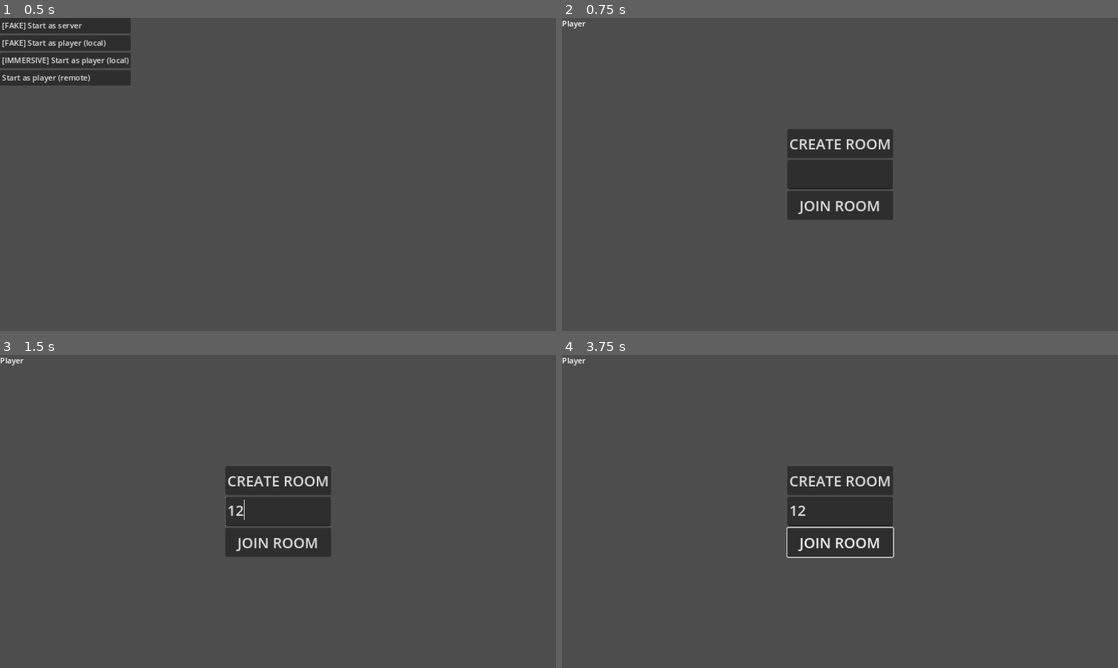
Above: before the commit, frames 1-4 (two rows, left to right).
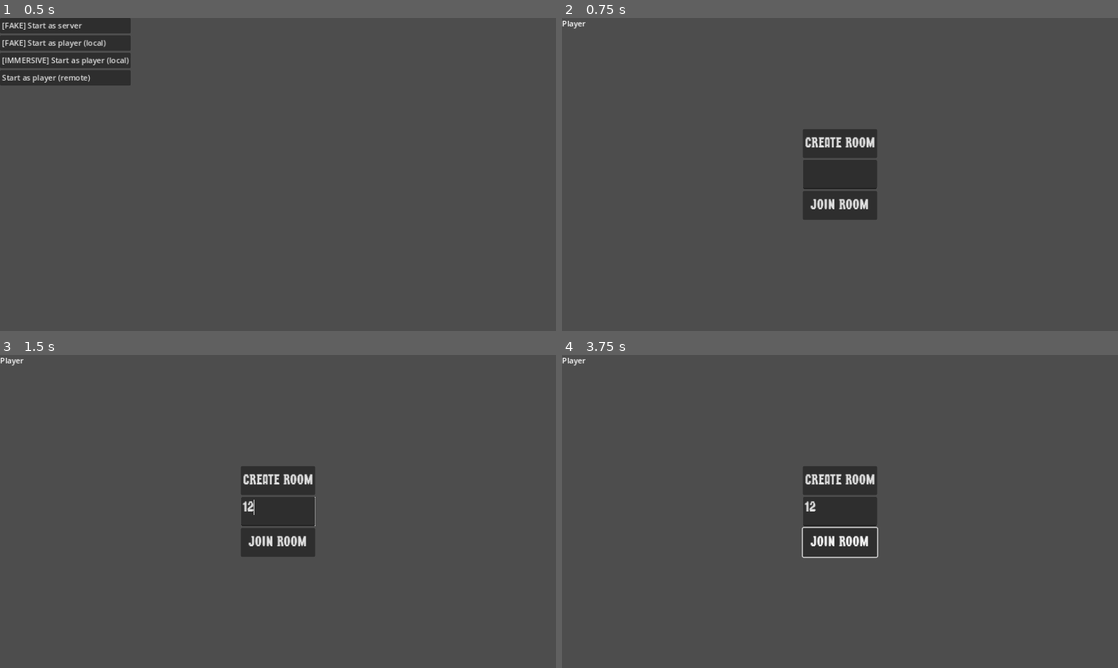
Above: after the commit, the same moments.

Repository: patator62180/GDWL_67
Game: Godot game, scene res://scenes/main/main.tscn
Same seed, same stepped clock (60 frames per second), same inputs: the game is played once before the commit and once after it.
Inputs (mouse positions are in pixels of both pictures, inside the frame that each line leads up to):
- Up to frame 1 (0.5 s): no input
- Up to frame 2 (0.75 s): click "[FAKE] Start as player (local)" at 0.5 s
- Up to frame 3 (1.5 s): click (278, 511) at 1.27 s; type "12" at 1.35 s
- Up to frame 4 (3.75 s): click "CREATE ROOM" at 2 s; click "JOIN ROOM" at 2.75 s; move the mouse to (962, 495) at 3.52 s; hold Right (right) from 3.53 s (still down); right-click (962, 495) at 3.6 s; click (962, 495) at 3.67 s

Frame 1 is identical in both runs. In frame 2, 2.2% of the frame differs, in the area x 40-60%, y 35-65%; in frame 3, 2.3%; in frame 4, 2.3%.

Commit message:
changement font

Diff:
--- a/scenes/background/background.tscn
+++ b/scenes/background/background.tscn
@@ -1,6 +1,7 @@
-[gd_scene load_steps=7 format=3 uid="uid://b81kmauxqg4ws"]
+[gd_scene load_steps=8 format=3 uid="uid://b81kmauxqg4ws"]
 
 [ext_resource type="Shader" path="res://scenes/background/infinite_background.gdshader" id="1_i8cim"]
+[ext_resource type="Theme" uid="uid://bnf832jc7xfl4" path="res://scenes/background/theme_principal.tres" id="2_q54su"]
 
 [sub_resource type="Gradient" id="Gradient_bjjgb"]
 colors = PackedColorArray(0.945098, 0.956863, 0.894118, 1, 0.666667, 1, 1, 1)
@@ -45,21 +46,21 @@
 texture = SubResource("PlaceholderTexture2D_kj0u0")
 
 [node name="YourTurn" type="TextEdit" parent="Control"]
-visible = false
 layout_mode = 0
-offset_left = 490.5
+offset_left = 491.0
 offset_top = -72.0
-offset_right = 630.5
+offset_right = 625.0
 offset_bottom = -22.0
-theme_override_font_sizes/font_size = 26
+theme = ExtResource("2_q54su")
+theme_override_font_sizes/font_size = 36
 text = "Your turn!"
 
 [node name="OtherPlayerTurn" type="TextEdit" parent="Control"]
-visible = false
 layout_mode = 0
-offset_left = 411.5
+offset_left = 407.5
 offset_top = -72.0
 offset_right = 708.5
 offset_bottom = -22.0
-theme_override_font_sizes/font_size = 26
+theme = ExtResource("2_q54su")
+theme_override_font_sizes/font_size = 36
 text = "Waiting for opponent..."
--- /dev/null
+++ b/scenes/background/theme_principal.tres
@@ -0,0 +1,7 @@
+[gd_resource type="Theme" load_steps=2 format=3 uid="uid://bnf832jc7xfl4"]
+
+[ext_resource type="FontFile" uid="uid://p5axe6cp7e5u" path="res://fonts/PixelBook-Regular.ttf" id="1_h4wjl"]
+
+[resource]
+default_font = ExtResource("1_h4wjl")
+default_font_size = 30
--- a/scenes/game/game.tscn
+++ b/scenes/game/game.tscn
@@ -1,10 +1,11 @@
-[gd_scene load_steps=13 format=3 uid="uid://dswfe7yyh4daq"]
+[gd_scene load_steps=14 format=3 uid="uid://dswfe7yyh4daq"]
 
 [ext_resource type="Script" path="res://scenes/game/game.gd" id="1_jy7t4"]
 [ext_resource type="PackedScene" uid="uid://5cbujpr3l37j" path="res://scenes/simulation/shockwave.tscn" id="3_ouo1f"]
 [ext_resource type="PackedScene" uid="uid://b81kmauxqg4ws" path="res://scenes/background/background.tscn" id="3_qtcvc"]
 [ext_resource type="Script" path="res://scenes/game/hazard_mananger.gd" id="3_vmlt8"]
 [ext_resource type="PackedScene" uid="uid://biqj0t60x1dv0" path="res://scenes/HUD/hud.tscn" id="4_df5lj"]
+[ext_resource type="Theme" uid="uid://bnf832jc7xfl4" path="res://scenes/background/theme_principal.tres" id="5_j0bn7"]
 [ext_resource type="PackedScene" uid="uid://de6fuev88g57f" path="res://scenes/grid/grid.tscn" id="6_ybaom"]
 [ext_resource type="AudioStream" uid="uid://fmbwgsnigl5y" path="res://sfx/victory.mp3" id="8_2tbbm"]
 [ext_resource type="PackedScene" uid="uid://ddsgdn7jinj07" path="res://scenes/host/host.tscn" id="8_va0h3"]
@@ -27,10 +28,18 @@
 [node name="HUD" parent="." node_paths=PackedStringArray("PlayerManagers") instance=ExtResource("4_df5lj")]
 PlayerManagers = NodePath("../PlayerManagers")
 
+[node name="Panel" parent="HUD/ScoreCard" index="0"]
+offset_left = 73.0
+offset_top = -139.0
+offset_right = 471.0
+offset_bottom = 3.0
+
 [node name="Score J1" parent="HUD/ScoreCard" index="1"]
+theme = ExtResource("5_j0bn7")
 text = "Player 1: 0 points"
 
 [node name="Score J2" parent="HUD/ScoreCard" index="2"]
+theme = ExtResource("5_j0bn7")
 text = "Player 2: 0 points"
 
 [node name="Camera2D" type="Camera2D" parent="."]
--- a/scenes/menus/menus.tscn
+++ b/scenes/menus/menus.tscn
@@ -1,7 +1,8 @@
-[gd_scene load_steps=3 format=3 uid="uid://27xb7kekk1ck"]
+[gd_scene load_steps=4 format=3 uid="uid://27xb7kekk1ck"]
 
 [ext_resource type="Script" path="res://scenes/menus/menus.gd" id="1_w7o1w"]
 [ext_resource type="PackedScene" uid="uid://dswfe7yyh4daq" path="res://scenes/game/game.tscn" id="2_h078q"]
+[ext_resource type="Theme" uid="uid://bnf832jc7xfl4" path="res://scenes/background/theme_principal.tres" id="3_sn0x5"]
 
 [node name="Menus" type="Node2D" node_paths=PackedStringArray("create_button", "join_button", "join_room_code")]
 script = ExtResource("1_w7o1w")
@@ -37,16 +38,19 @@
 [node name="CreateButton" type="Button" parent="CanvasLayer/Viewport/VBoxContainer"]
 custom_minimum_size = Vector2(0, 60)
 layout_mode = 2
+theme = ExtResource("3_sn0x5")
 theme_override_font_sizes/font_size = 30
 text = "CREATE ROOM"
 
 [node name="JoinRoomCode" type="TextEdit" parent="CanvasLayer/Viewport/VBoxContainer"]
 custom_minimum_size = Vector2(0, 60)
 layout_mode = 2
+theme = ExtResource("3_sn0x5")
 theme_override_font_sizes/font_size = 30
 
 [node name="JoinButton" type="Button" parent="CanvasLayer/Viewport/VBoxContainer"]
 custom_minimum_size = Vector2(0, 60)
 layout_mode = 2
+theme = ExtResource("3_sn0x5")
 theme_override_font_sizes/font_size = 30
 text = "JOIN ROOM"
--- a/scenes/player_card/player_card.tscn
+++ b/scenes/player_card/player_card.tscn
@@ -1,6 +1,7 @@
-[gd_scene load_steps=3 format=3 uid="uid://biumy12wvsfs5"]
+[gd_scene load_steps=4 format=3 uid="uid://biumy12wvsfs5"]
 
 [ext_resource type="Script" path="res://scenes/player_card/player_card.gd" id="1_n1egu"]
+[ext_resource type="Theme" uid="uid://bnf832jc7xfl4" path="res://scenes/background/theme_principal.tres" id="2_dmo1j"]
 
 [sub_resource type="SceneReplicationConfig" id="SceneReplicationConfig_ivrl7"]
 properties/0/path = NodePath("VBoxContainer/Status:text")
@@ -47,18 +48,21 @@
 
 [node name="PlayerIndex" type="Label" parent="VBoxContainer"]
 layout_mode = 2
+theme = ExtResource("2_dmo1j")
 theme_override_colors/font_color = Color(0, 0, 0, 1)
 theme_override_font_sizes/font_size = 30
 text = "PLAYER 1 (YOU)"
 
 [node name="Status" type="Label" parent="VBoxContainer"]
 layout_mode = 2
+theme = ExtResource("2_dmo1j")
 theme_override_colors/font_color = Color(0, 0, 0, 1)
 theme_override_font_sizes/font_size = 25
 text = "NOT CONNECTED"
 
 [node name="StartGameButton" type="Button" parent="VBoxContainer"]
 layout_mode = 2
+theme = ExtResource("2_dmo1j")
 text = "Start Game"
 
 [node name="MultiplayerSynchronizer" type="MultiplayerSynchronizer" parent="."]
Binary file added: fonts/PixelBook-Regular.ttf
Not shown, added: fonts/PixelBook-Regular.ttf.import
Not shown, added: fonts/PixelBookOut-Regular.ttf.import
